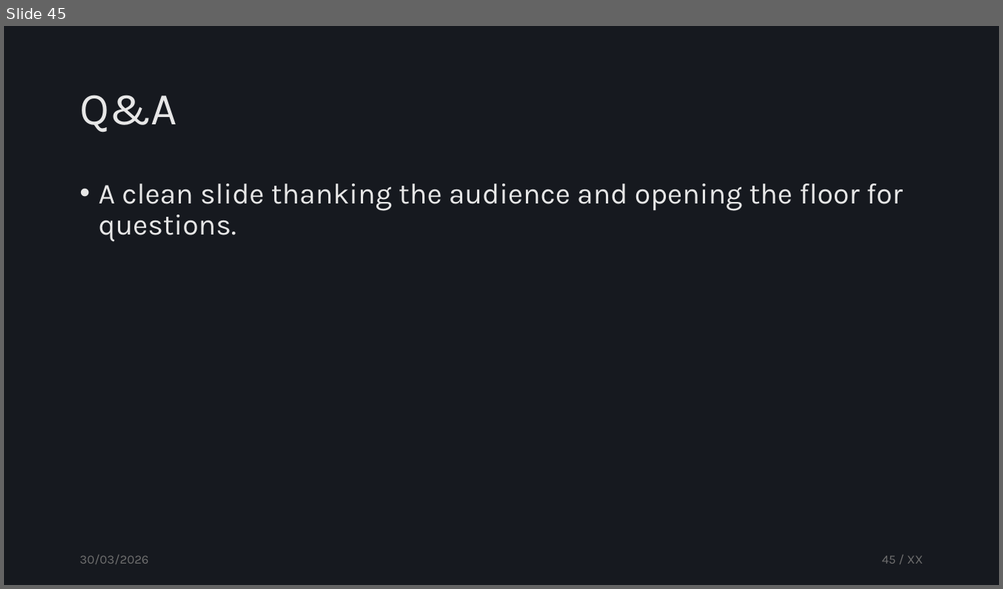
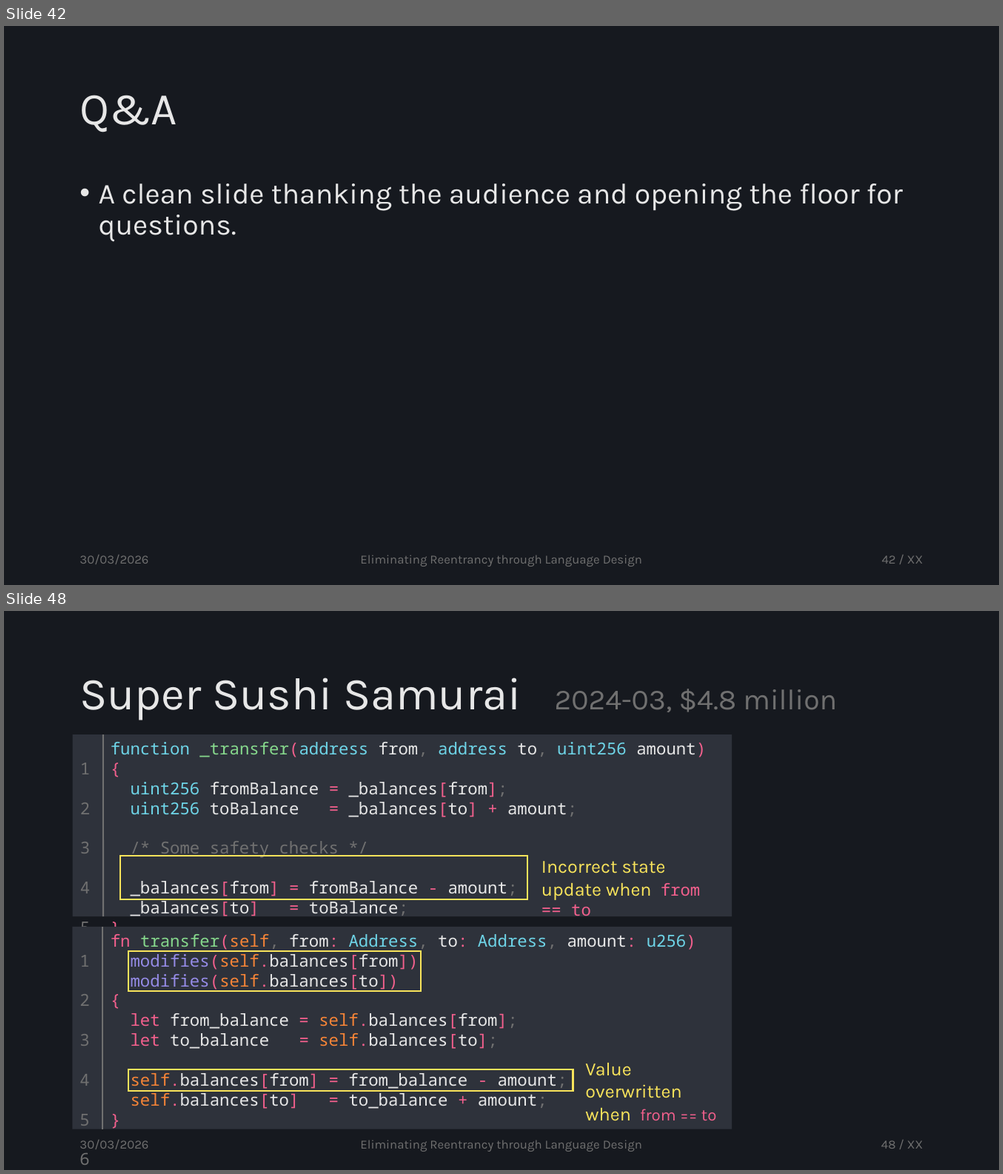
Before and after one commit to tzann/thesis, a slide deck: doc/presentation/Thesis.pptx. Shown one above the other, each under a label of ours: slide 45 before the commit, slides 42 and 48 after it; the slides between them are not shown. The pictures are 1003x589 and 1003x1174 pixels, drawn with LibreOffice and Linux fonts; fonts in the diff are those of the drawing. Boxes give left, top, right and bottom in pixels: in the first picture for what was removed or moved away, otherwise in the second. Text is boxed around its words. In the diff, an @@ line names an element or a change of style, - is before the commit and + after.

```diff
--- a/doc/presentation/Thesis.pptx
+++ b/doc/presentation/Thesis.pptx
@@ slide 48 added at box(4, 611, 999, 1170), background #16191F @@
@@ title added at box(79, 678, 836, 721), 28 pt, text #707070 @@
+Super Sushi Samurai 2024-03, $4.8 million
@@ text added at box(73, 735, 103, 917), fill #2E323B, 16 pt, text #707070 @@
+1
+2
+3
+4
+5
+6
+7
+8
+9
@@ text added at box(103, 735, 732, 917), fill #2E323B, 16 pt, text #E7E7E7 @@
+function _transfer(address from, address to, uint256 amount) {
+uint256 fromBalance = _balances[from];
+uint256 toBalance = _balances[to] + amount;
+/* Some safety checks */
+_balances[from] = fromBalance - amount;
+_balances[to] = toBalance;
+}
@@ line added from (103, 735) to (103, 917), #707070 1.5 pt @@
@@ rectangle added at box(120, 856, 527, 900), outline #F9E45B 1.5 pt @@
@@ text added at box(541, 861, 700, 900), 18 pt, text #F9E45B @@
+Incorrect state update when from == to
@@ text added at box(73, 927, 103, 1130), fill #2E323B, 16 pt, text #707070 @@
+1
+2
+3
+4
+5
+6
+7
+8
+9
+10
@@ line added from (102, 927) to (102, 1130), #707070 1.5 pt @@
@@ text added at box(103, 927, 732, 1130), fill #2E323B, 16 pt, text #E7E7E7 @@
+fn transfer(self, from: Address, to: Address, amount: u256)
+modifies(self.balances[from])
+modifies(self.balances[to])
+{
+let from_balance = self.balances[from];
+let to_balance = self.balances[to];
+self.balances[from] = from_balance - amount;
+self.balances[to] = to_balance + amount;
+}
@@ rectangle added at box(128, 951, 421, 991), outline #F9E45B 1.5 pt @@
@@ rectangle added at box(128, 1070, 573, 1091), outline #F9E45B 1.5 pt @@
@@ text added at box(585, 1063, 681, 1122), 18 pt, text #F9E45B @@
+Value overwritten when from == to
@@ text added at box(79, 1140, 148, 1150), 12 pt, text #707070 @@
+30/03/2026
@@ text added at box(360, 1140, 642, 1152), 12 pt, text #707070 @@
+Eliminating Reentrancy through Language Design
@@ page number added at box(881, 1141, 923, 1149), 12 pt, text #707070 @@
+48 / XX
@@ what was slide 45 is now slide 42 @@
@@ slide 42 changed as well @@
@@ text added at box(360, 555, 642, 567), 12 pt, text #707070 @@
+Eliminating Reentrancy through Language Design
@@ page number at box(882, 556, 923, 564): text changed @@
-45 / XX
+42 / XX
```
Also in this commit, not shown: 47 other slides changed, 4 other slides added, 4 slides removed.
